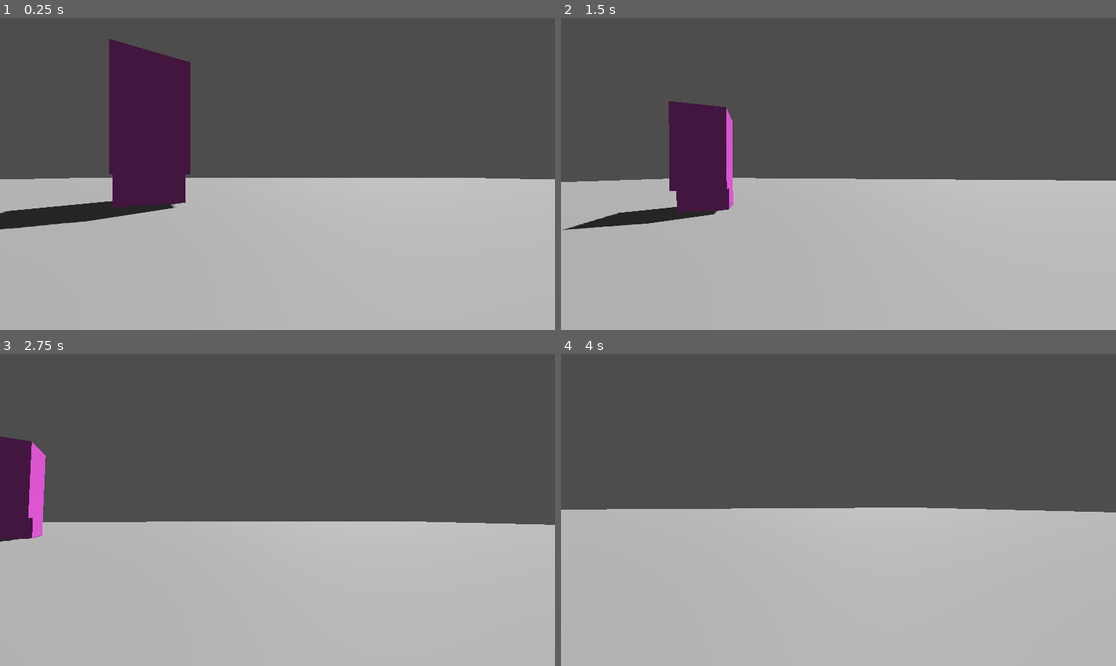
Above: before the commit, frames 1-4 (two rows, left to right).
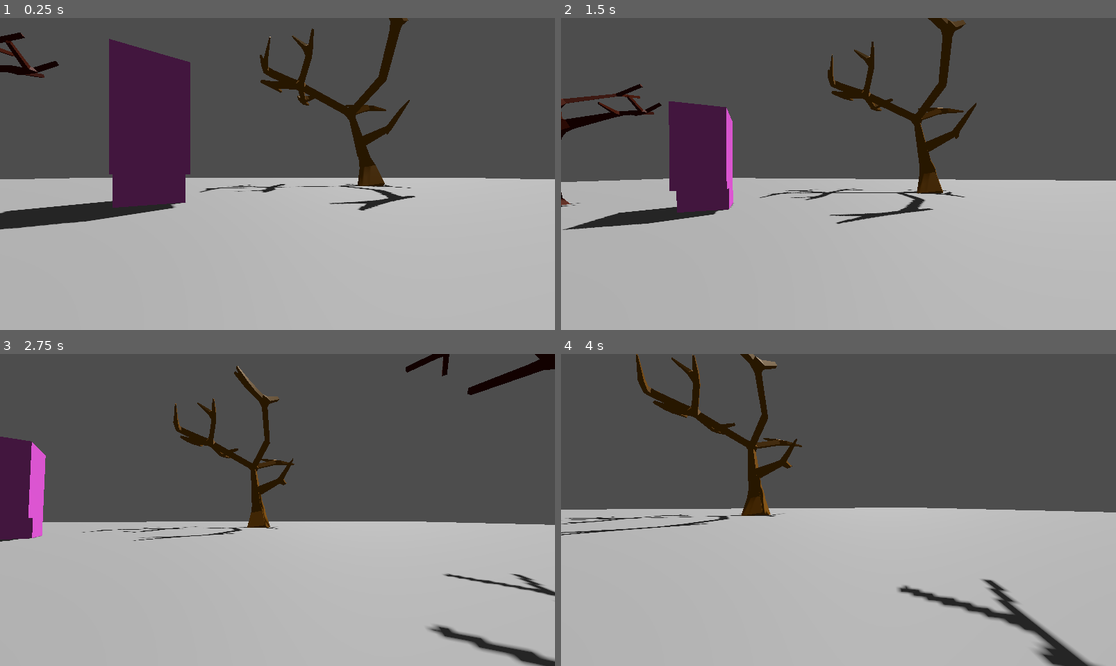
Above: after the commit, the same moments.

Repository: thedevbones/project-hillbilly
Game: Godot game, scene res://world.tscn
Same seed, same stepped clock (60 frames per second), same inputs: the game is played once before the commit and once after it.
Inputs (mouse positions are in pixels of both pictures, inside the frame that each line leads up to):
- Up to frame 1 (0.25 s): no input
- Up to frame 2 (1.5 s): tap Enter at 0.5 s; move the mouse to (866, 174) at 0.52 s; hold D (walk_right) 0.53-1.28 s; tap W (walk_foward) at 0.6, 1.35 s; tap Space (jump) at 0.77 s; move the mouse to (810, 174) at 1.27 s; hold S (walk_back) from 1.28 s (still down)
- Up to frame 3 (2.75 s): tap Space (jump) at 1.52 s; move the mouse to (288, 503) at 2.02 s; release S (walk_back) at 2.03 s; hold D (walk_right) from 2.03 s (still down); tap W (walk_foward) at 2.1 s
- Up to frame 4 (4 s): move the mouse to (832, 516) at 2.77 s; tap W (walk_foward) at 2.85, 3.6 s; tap Space (jump) at 3.02, 3.77 s; move the mouse to (877, 513) at 3.52 s; release D (walk_right) at 3.53 s; hold A (walk_left) from 3.53 s (still down)

The runs differ from the first frame. In frame 1, 3.3% of the frame differs, in the area x 0-75%, y 0-62%; in frame 2, 3.8%; in frame 3, 3.8%; in frame 4, 4.7%, in the area x 0-98%, y 0-100%.

Commit message:
Added tree assets to stage01 map

Diff:
--- a/world.tscn
+++ b/world.tscn
@@ -1,8 +1,9 @@
-[gd_scene load_steps=7 format=3 uid="uid://dpu8u0h73r1dy"]
+[gd_scene load_steps=8 format=3 uid="uid://dpu8u0h73r1dy"]
 
 [ext_resource type="Script" path="res://Player.gd" id="1_1ouke"]
 [ext_resource type="PackedScene" uid="uid://do1ldmsk8lsn8" path="res://assests/testImport.glb" id="2_x5k7m"]
 [ext_resource type="PackedScene" uid="uid://lfy5yl3iyvqq" path="res://assests/tree01.glb" id="3_2k5bm"]
+[ext_resource type="PackedScene" uid="uid://hrqk8kt7yb8i" path="res://assests/tree02.glb" id="4_6bpil"]
 
 [sub_resource type="CapsuleShape3D" id="CapsuleShape3D_hnuiv"]
 
@@ -41,3 +42,12 @@
 
 [node name="tree01" parent="." instance=ExtResource("3_2k5bm")]
 transform = Transform3D(1, 0, 0, 0, 1, 0, 0, 0, 1, -7.51045, 4.76837e-07, 0.51906)
+
+[node name="tree02" parent="." instance=ExtResource("4_6bpil")]
+transform = Transform3D(1, 0, 0, 0, 1, 0, 0, 0, 1, 12.9342, -4.76837e-07, 3.1615)
+
+[node name="tree03" parent="." instance=ExtResource("4_6bpil")]
+transform = Transform3D(0.29334, 0, 0.956008, 0, 1, 0, -0.956008, 0, 0.29334, -13.142, 4.76837e-07, -6.21214)
+
+[node name="tree04" parent="." instance=ExtResource("3_2k5bm")]
+transform = Transform3D(0.357025, 0.0295165, -0.933628, 0.304382, 0.94127, 0.146156, 0.883111, -0.336361, 0.327073, 7.75259, -0.0862837, -17.2058)
